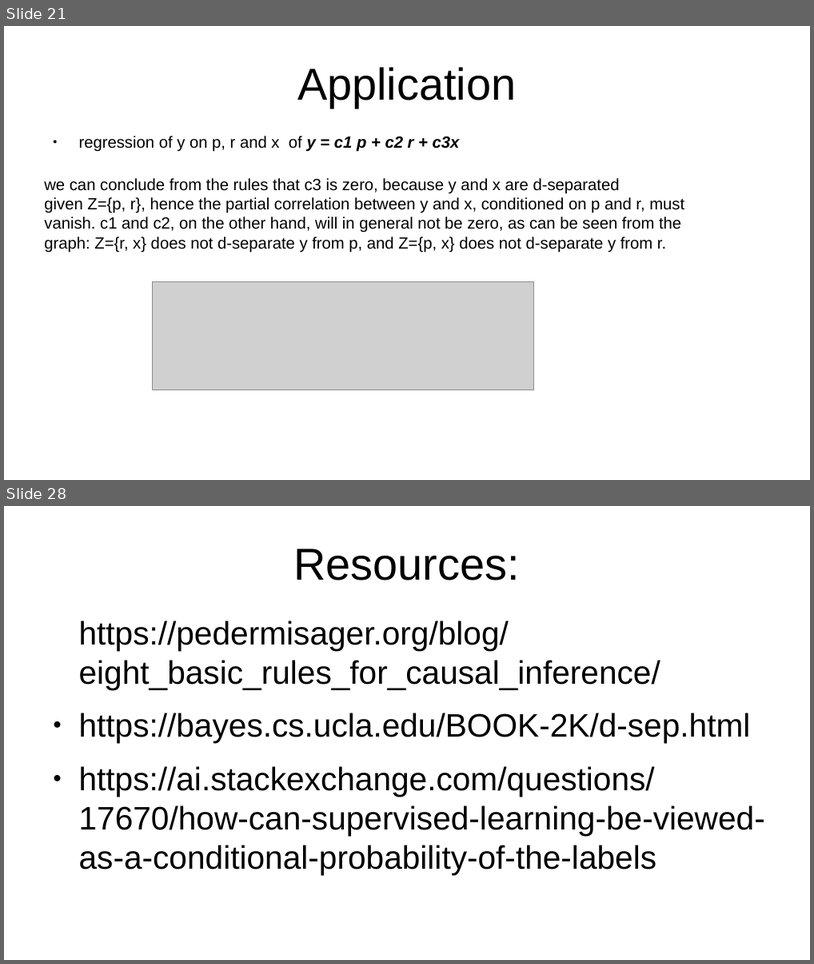
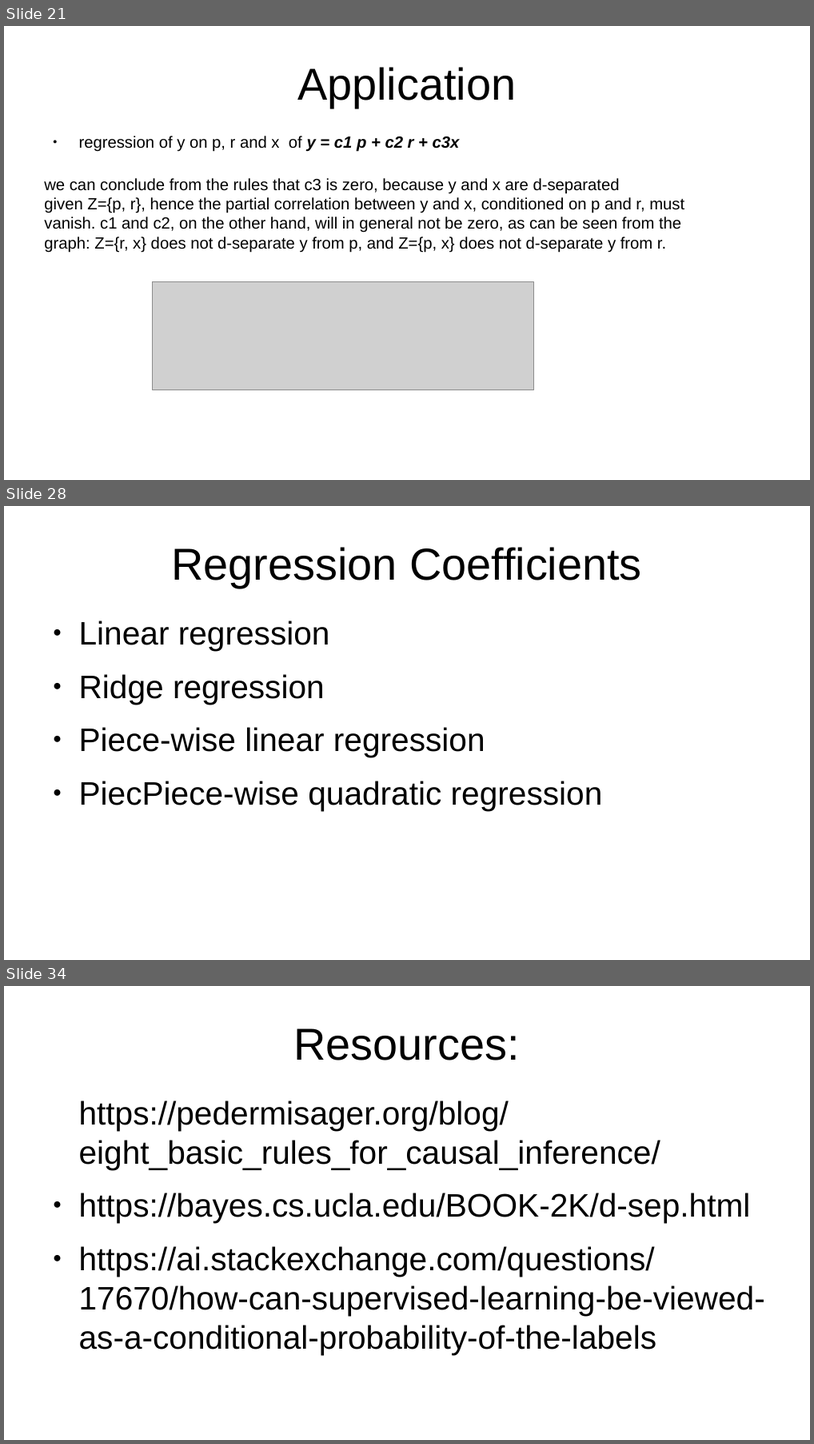
Before and after one commit to emoen/CausalityDiscoveryCrunchDAO, a slide deck: presentation/HIBRAIN_March_25.odp. Shown one above the other, each under a label of ours: slides 21 and 28 before the commit, slides 21, 28 and 34 after it; the slides between them are not shown. The pictures are 814x964 and 814x1444 pixels, drawn with LibreOffice and Linux fonts; fonts in the diff are those of the drawing; grey boxes stand for pictures. Boxes give left, top, right and bottom in pixels: in the first picture for what was removed or moved away, otherwise in the second. Text is boxed around its words. In the diff, an @@ line names an element or a change of style, - is before the commit and + after.

```diff
--- a/presentation/HIBRAIN_March_25.odp
+++ b/presentation/HIBRAIN_March_25.odp
@@ slide 28 added at [4,506,810,960], background #FFFFFF @@
@@ title added at [171,547,642,588], 44 pt, text #000000 @@
+Regression Coefficients
@@ text added at [79,620,603,811], 32 pt, text #000000 @@
+● Linear regression
+● Ridge regression
+● Piece-wise linear regression
+● PiecPiece-wise quadratic regression
@@ what was slide 28 is now slide 34 @@
```
Also in this commit, not shown: 4 slides changed, 10 other slides added, 5 slides removed, 1 other file.
